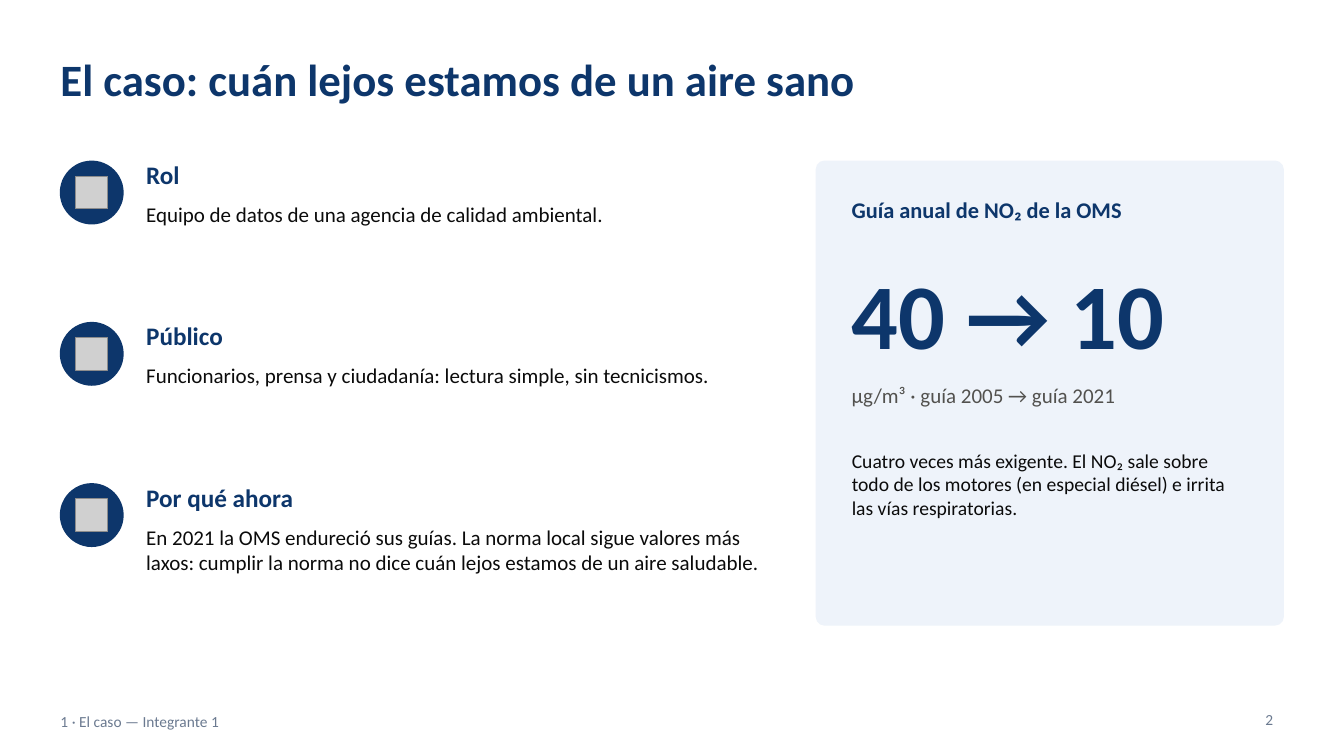
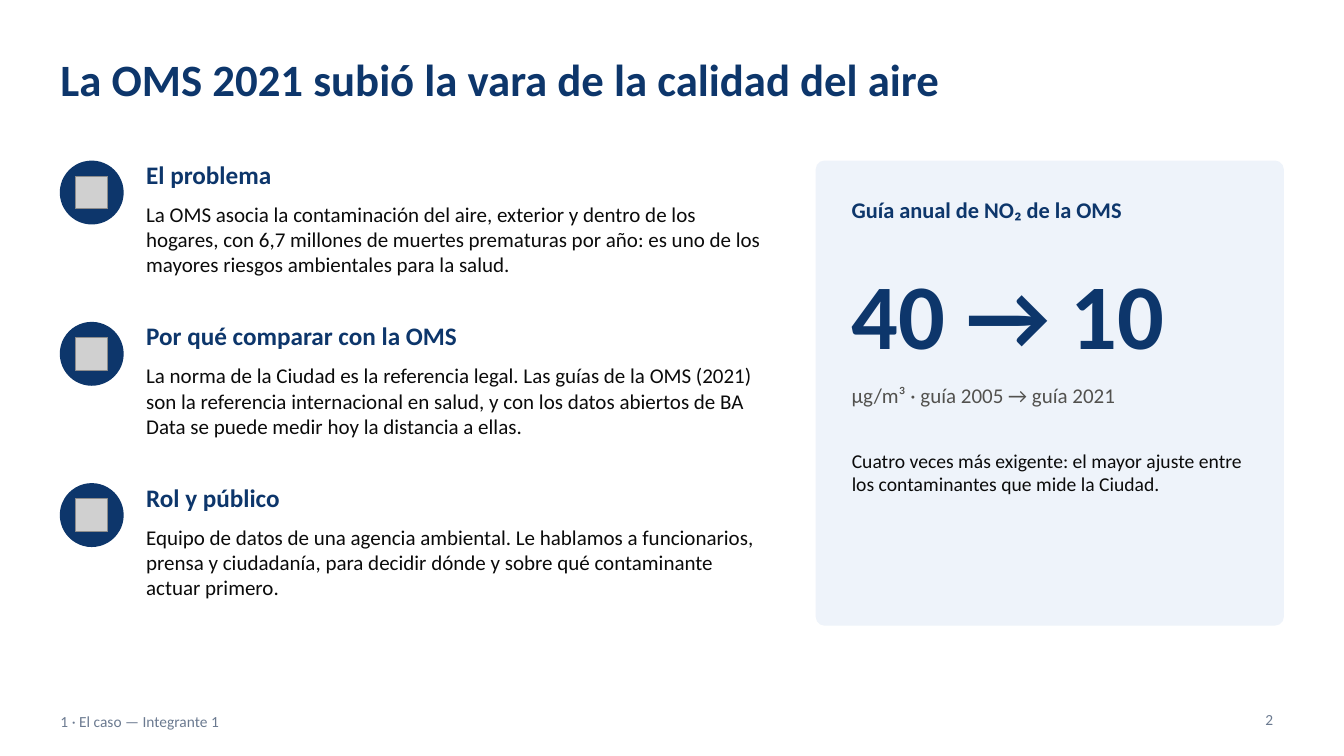
Before and after one commit to ezequielmaranda/nox-ciudad, a slide deck: slide 2 of presentacion/presentacion_tp_aire_oms.pptx. Drawn at 1344x756 pixels with LibreOffice and Linux fonts; fonts in the diff are those of the drawing; grey boxes stand for pictures. Boxes give left, top, right and bottom in pixels: in the first picture for what was removed or moved away, otherwise in the second. Text is boxed around its words. In the diff, an @@ line names an element or a change of style, - is before the commit and + after.

```diff
--- a/presentacion/presentacion_tp_aire_oms.pptx
+++ b/presentacion/presentacion_tp_aire_oms.pptx
@@ title at <box>60,64,939,97</box>: text changed @@
-El caso: cuán lejos estamos de un aire sano
+La OMS 2021 subió la vara de la calidad del aire
@@ text at <box>146,166,271,188</box>: text changed @@
-Rol
+El problema
@@ text at <box>146,207,760,276</box>: text changed @@
-Equipo de datos de una agencia de calidad ambiental.
+La OMS asocia la contaminación del aire, exterior y dentro de los hogares, con 6,7 millones de muertes prematuras por año: es uno de los mayores riesgos ambientales para la salud.
@@ text at <box>146,327,457,349</box>: text changed @@
-Público
+Por qué comparar con la OMS
@@ text at <box>146,368,751,438</box>: text changed @@
-Funcionarios, prensa y ciudadanía: lectura simple, sin tecnicismos.
+La norma de la Ciudad es la referencia legal. Las guías de la OMS (2021) son la referencia internacional en salud, y con los datos abiertos de BA Data se puede medir hoy la distancia a ellas.
@@ text at <box>852,454,1242,494</box>: text changed @@
-Cuatro veces más exigente. El NO₂ sale sobre todo de los motores (en especial diésel) e irrita las vías respiratorias.
+Cuatro veces más exigente: el mayor ajuste entre los contaminantes que mide la Ciudad.
@@ text at <box>146,489,280,511</box>: text changed @@
-Por qué ahora
+Rol y público
@@ text at <box>146,530,753,599</box>: text changed @@
-En 2021 la OMS endureció sus guías. La norma local sigue valores más laxos: cumplir la norma no dice cuán lejos estamos de un aire saludable.
+Equipo de datos de una agencia ambiental. Le hablamos a funcionarios, prensa y ciudadanía, para decidir dónde y sobre qué contaminante actuar primero.
```
Also in this commit, not shown: 5 other slides changed, 1 slide added, 6 other files.
